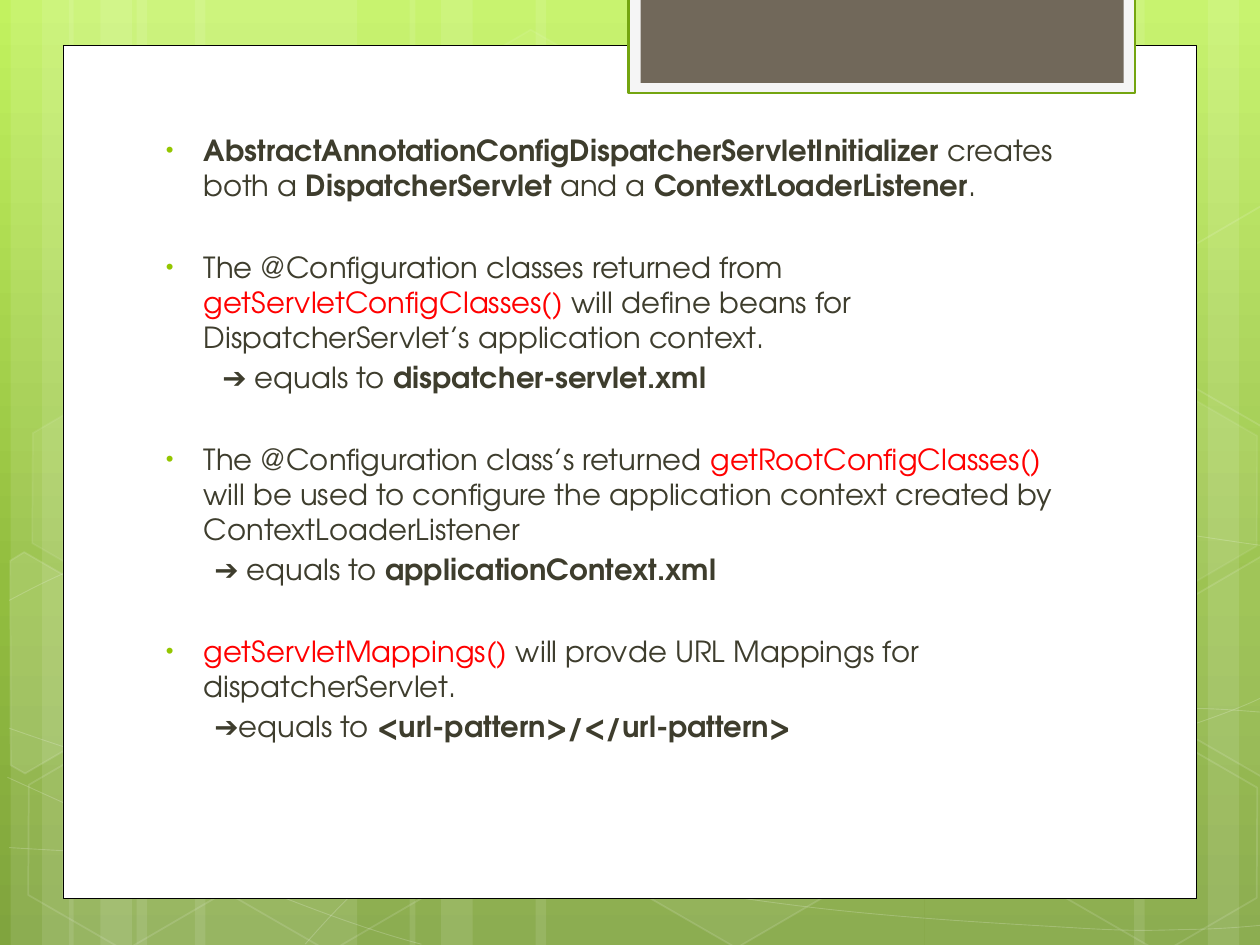
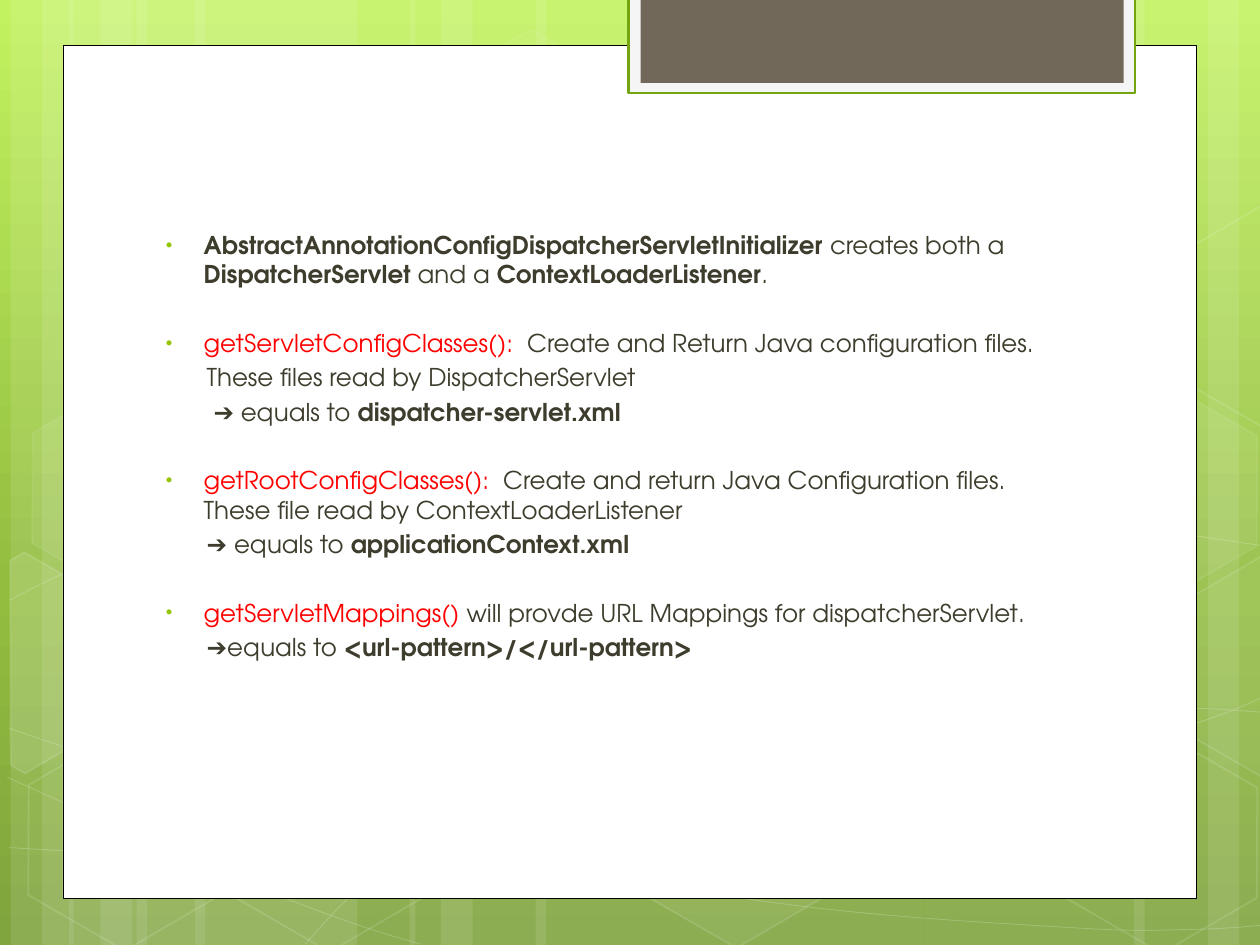
Before and after one commit to IPython-Learn/spring-web-training, a slide deck: slide 9 of SpringWebTraining.pptx (slide 6 before the commit). Drawn at 1260x945 pixels with LibreOffice and Linux fonts; fonts in the diff are those of the drawing. Boxes give left, top, right and bottom in pixels: in the first picture for what was removed or moved away, otherwise in the second. Text is boxed around its words. In the diff, an @@ line names an element or a change of style, - is before the commit and + after.

```diff
--- a/SpringWebTraining.pptx
+++ b/SpringWebTraining.pptx
@@ text "AbstractAnnotationConfigDispatcherServletInitializer creates ...": place and size @@
-text "AbstractAnnotationConfigDispatcherServletInitializer creates ..." at box(204, 138, 1053, 743)
+text "AbstractAnnotationConfigDispatcherServletInitializer creates ..." at box(204, 235, 1034, 661)
@@ text at box(204, 235, 1024, 661): size 16.6 to 14 pt in "AbstractAnnotationConfigDispatcherServletInitializer creates ...", "➔ equals to dispatcher-servlet.xml", "➔ equals to applicationContext.xml", "getServletMappings() will provde URL Mappings for dispatcher ..." and 1 more places @@
@@ text at box(204, 333, 1034, 391): text changed; size 16.6 to 14 pt @@
-• The @Configuration classes returned from getServletConfigClasses() will define beans for DispatcherServlet’s application context.
+• getServletConfigClasses(): Create and Return Java configuration files.
+These files read by DispatcherServlet
@@ text at box(204, 470, 1005, 524): text changed; size 16.6 to 14 pt @@
-• The @Configuration class’s returned getRootConfigClasses() will be used to configure the application context created by ContextLoaderListener
+• getRootConfigClasses(): Create and return Java Configuration files. These file read by ContextLoaderListener
```
Also in this commit, not shown: 7 other slides changed, 5 slides added, 8 other files.
